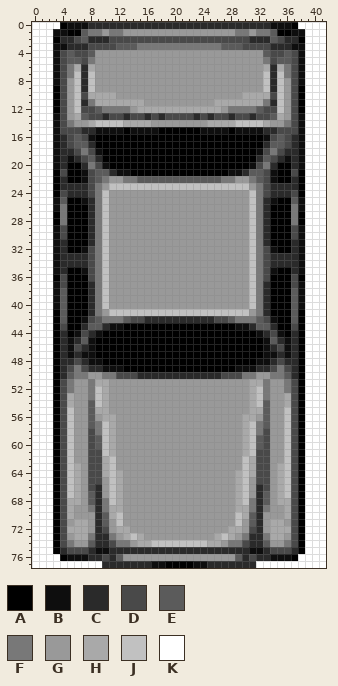
Two states of a sprite sheet, sprites/grey_car.png. The picture above was drawn from the file before the commit.
The file is 42x78 pixels. Colours within 5 levels of each other are drawn and written as one.
Palette (. is transparent): A #000000  B #0e0e0e  C #2a2a2a  D #494949  E #5b5b5b  F #787878  G #999999  H #a9a9a9  J #c1c1c1  K #ffffff
And afterwards:
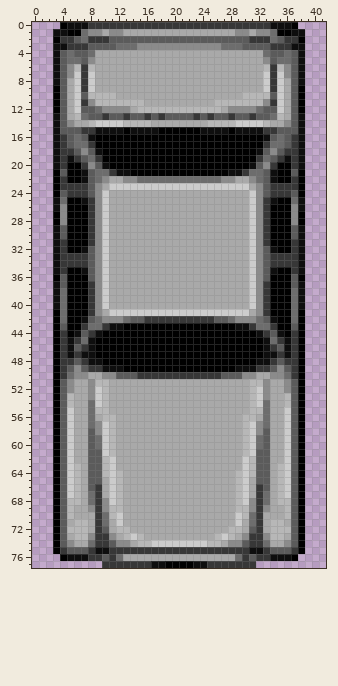
Diff:
Colour C changes from #2a2a2a to #373737.
Colour D changes from #494949 to #5b5b5b.
Colour E changes from #5b5b5b to #6d6d6d.
Colour F changes from #787878 to #8b8b8b.
Colour G changes from #999999 to #a9a9a9.
Colour H changes from #a9a9a9 to #b7b7b7.
Colour J changes from #c1c1c1 to #cccccc.
Colour K is removed in row 0 at x 0 to 3 and 38 to 41; in rows 1 to 75 at x 0 to 2 and 39 to 41; in row 76 at x 0 to 3 and 38 to 41; in row 77 at x 0 to 9 and 32 to 41.
Pixel boxes of the changes (left, top, right, bottom) in both pictures:
changed: (32, 22, 326, 568)
